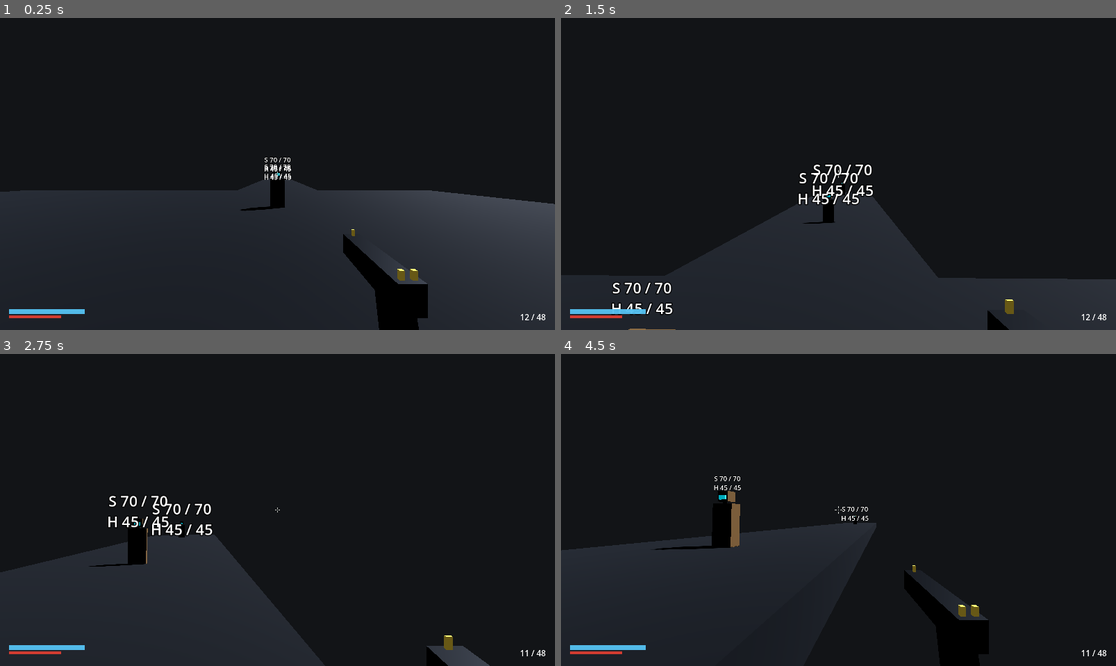
Above: before the commit, frames 1-4 (two rows, left to right).
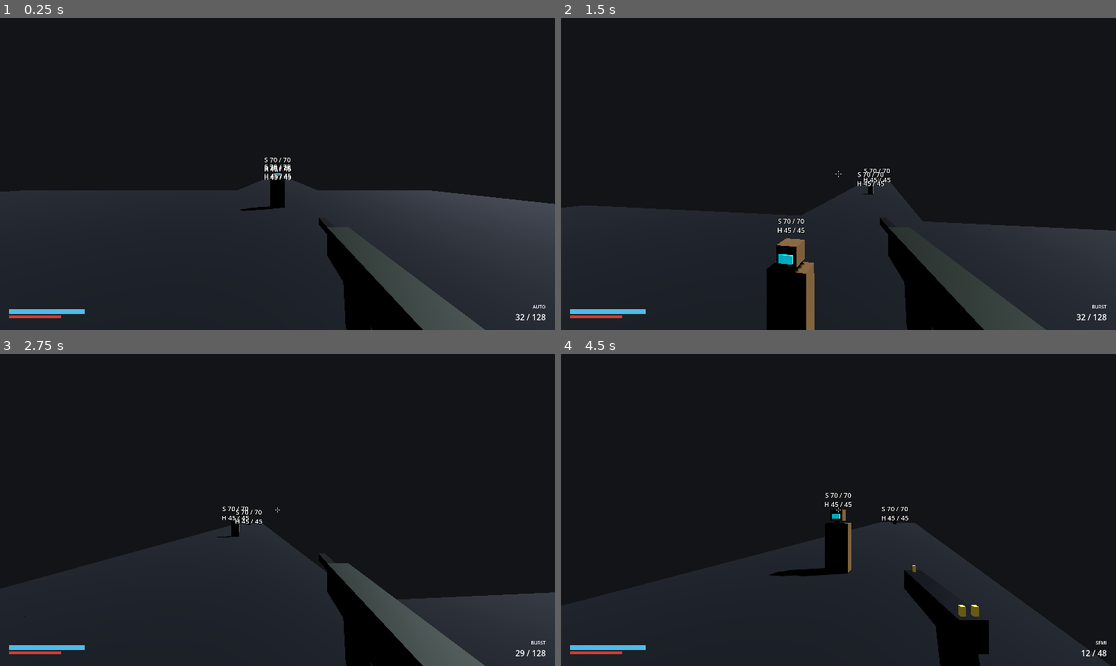
Above: after the commit, the same moments.

Repository: StudioSadTouch/Project-Long-Colt
Game: Godot game, scene res://scenes/main/main.tscn
Two runs of this game, one before a commit and one after it. Both use one fixed random seed, a clock stepped at 60 frames per second and the inputs below.
Inputs (mouse positions are in pixels of both pictures, inside the frame that each line leads up to):
- Up to frame 1 (0.25 s): no input
- Up to frame 2 (1.5 s): tap Enter at 0.5 s; move the mouse to (866, 174) at 0.52 s; hold Right mouse button (action_alt_fire) 0.53-1.28 s; hold W (action_move_forward) from 0.53 s (still down); tap Space (action_jump) at 0.77 s; move the mouse to (810, 174) at 1.27 s; tap Ctrl (action_crouch) at 1.35 s
- Up to frame 3 (2.75 s): keep holding W (action_move_forward); tap Space (action_jump) at 1.52 s; move the mouse to (288, 503) at 2.02 s; press the mouse at (288, 503) at 2.03 s
- Up to frame 4 (4.5 s): keep holding W (action_move_forward); move the mouse to (832, 516) at 2.77 s; release the mouse at (832, 516) at 2.78 s; tap V (action_melee) at 2.85 s; tap Space (action_jump) at 3.02, 3.77 s; move the mouse to (877, 513) at 3.52 s; hold 1 (action_weapon_1) 3.53-4.28 s; move the mouse to (794, 506) at 4.27 s; tap 2 (action_weapon_2) at 4.35 s

The runs differ from the first frame. In frame 1, 3.4% of the frame differs, in the area x 49-99%, y 48-100%; in frame 2, 15%, in the area x 0-100%, y 46-100%; in frame 3, 11%; in frame 4, 9.0%.

Commit message:
Standard Issue Rifle: auto primary, burst toggle secondary, greybox, HUD fire-mode label; spawn rifle+pistol

Diff:
--- /dev/null
+++ b/resources/weapons/standard_issue_rifle.tres
@@ -0,0 +1,48 @@
+[gd_resource type="Resource" script_class="WeaponData" load_steps=2 format=3]
+
+[ext_resource type="Script" path="res://scripts/weapons/weapon_data.gd" id="1_data"]
+
+[resource]
+script = ExtResource("1_data")
+display_name = "Standard Issue Rifle"
+damage = 9.0
+headshot_armored_multiplier = 2.0
+headshot_unarmored_multiplier = 2.0
+shield_damage_multiplier = 1.0
+bleedthrough = false
+max_range = 150.0
+falloff_start = 15.0
+falloff_end = 40.0
+min_damage_multiplier = 0.5
+fire_mode = 1
+fire_rate = 10.0
+trigger_buffer = 0.1
+burst_count = 3
+burst_interval = 0.06
+burst_cooldown = 0.35
+magazine_size = 32
+reserve_max = 192
+reserve_start = 128
+reload_time = 2.1
+equip_time = 0.5
+recoil_pitch = 0.45
+recoil_yaw = 0.2
+recoil_recovery = 15.0
+spread_base = 0.5
+bloom_per_shot = 0.22
+spread_max = 2.6
+bloom_recovery = 7.0
+spread_air_add = 0.6
+secondary = 3
+alt_fire_mode = 2
+alt_spread_multiplier = 0.4
+alt_bloom_multiplier = 0.5
+alt_falloff_start = 35.0
+alt_falloff_end = 70.0
+melee_damage = 70.0
+melee_range = 2.0
+melee_lunge_range = 3.5
+melee_lunge_speed = 10.0
+melee_cooldown = 0.8
+melee_shield_damage_multiplier = 1.0
+melee_bleedthrough = false
--- a/scenes/player/player.tscn
+++ b/scenes/player/player.tscn
@@ -1,10 +1,11 @@
-[gd_scene load_steps=7 format=3]
+[gd_scene load_steps=8 format=3]
 
 [ext_resource type="Script" path="res://scripts/player/player.gd" id="1_player"]
 [ext_resource type="Script" path="res://scripts/player/weapon_holder.gd" id="2_holder"]
 [ext_resource type="PackedScene" path="res://scenes/weapons/service_pistol.tscn" id="3_pistol"]
 [ext_resource type="PackedScene" path="res://scenes/ui/hud.tscn" id="4_hud"]
 [ext_resource type="Script" path="res://scripts/components/health_shield.gd" id="5_health"]
+[ext_resource type="PackedScene" path="res://scenes/weapons/standard_issue_rifle.tscn" id="6_rifle"]
 
 [sub_resource type="CapsuleShape3D" id="CapsuleShape3D_body"]
 resource_local_to_scene = true
@@ -32,7 +33,7 @@
 
 [node name="WeaponHolder" type="Node3D" parent="Head/Camera3D"]
 script = ExtResource("2_holder")
-starting_weapons = Array[PackedScene]([ExtResource("3_pistol")])
+starting_weapons = Array[PackedScene]([ExtResource("6_rifle"), ExtResource("3_pistol")])
 
 [node name="HealthShield" type="Node" parent="."]
 script = ExtResource("5_health")
--- a/scenes/ui/hud.tscn
+++ b/scenes/ui/hud.tscn
@@ -70,3 +70,19 @@
 max_value = 45.0
 value = 45.0
 show_percentage = false
+
+[node name="FireMode" type="Label" parent="."]
+anchors_preset = 3
+anchor_left = 1.0
+anchor_top = 1.0
+anchor_right = 1.0
+anchor_bottom = 1.0
+offset_left = -180.0
+offset_top = -92.0
+offset_right = -32.0
+offset_bottom = -66.0
+grow_horizontal = 0
+grow_vertical = 0
+theme_override_font_sizes/font_size = 16
+text = "AUTO"
+horizontal_alignment = 2
--- /dev/null
+++ b/scenes/weapons/standard_issue_rifle.tscn
@@ -0,0 +1,71 @@
+[gd_scene load_steps=11 format=3]
+
+[ext_resource type="Script" path="res://scripts/weapons/weapon.gd" id="1_weapon"]
+[ext_resource type="Resource" path="res://resources/weapons/standard_issue_rifle.tres" id="2_data"]
+
+[sub_resource type="StandardMaterial3D" id="StandardMaterial3D_body"]
+albedo_color = Color(0.24, 0.27, 0.22, 1)
+metallic = 0.3
+roughness = 0.7
+
+[sub_resource type="StandardMaterial3D" id="StandardMaterial3D_dark"]
+albedo_color = Color(0.1, 0.1, 0.1, 1)
+roughness = 0.85
+
+[sub_resource type="StandardMaterial3D" id="StandardMaterial3D_counter"]
+albedo_color = Color(0.3, 0.75, 1, 1)
+emission_enabled = true
+emission = Color(0.3, 0.75, 1, 1)
+emission_energy_multiplier = 0.8
+
+[sub_resource type="BoxMesh" id="BoxMesh_receiver"]
+material = SubResource("StandardMaterial3D_body")
+size = Vector3(0.06, 0.08, 0.38)
+
+[sub_resource type="BoxMesh" id="BoxMesh_barrel"]
+material = SubResource("StandardMaterial3D_dark")
+size = Vector3(0.025, 0.025, 0.22)
+
+[sub_resource type="BoxMesh" id="BoxMesh_mag"]
+material = SubResource("StandardMaterial3D_dark")
+size = Vector3(0.035, 0.12, 0.05)
+
+[sub_resource type="BoxMesh" id="BoxMesh_grip"]
+material = SubResource("StandardMaterial3D_dark")
+size = Vector3(0.03, 0.09, 0.04)
+
+[sub_resource type="BoxMesh" id="BoxMesh_counter"]
+material = SubResource("StandardMaterial3D_counter")
+size = Vector3(0.04, 0.025, 0.004)
+
+[node name="StandardIssueRifle" type="Node3D"]
+transform = Transform3D(1, 0, 0, 0, 1, 0, 0, 0, 1, 0.17, -0.19, -0.38)
+script = ExtResource("1_weapon")
+data = ExtResource("2_data")
+
+[node name="Receiver" type="MeshInstance3D" parent="."]
+cast_shadow = 0
+mesh = SubResource("BoxMesh_receiver")
+
+[node name="Barrel" type="MeshInstance3D" parent="."]
+transform = Transform3D(1, 0, 0, 0, 1, 0, 0, 0, 1, 0, 0.01, -0.29)
+cast_shadow = 0
+mesh = SubResource("BoxMesh_barrel")
+
+[node name="Magazine" type="MeshInstance3D" parent="."]
+transform = Transform3D(1, 0, 0, 0, 0.985, 0.174, 0, -0.174, 0.985, 0, -0.09, -0.06)
+cast_shadow = 0
+mesh = SubResource("BoxMesh_mag")
+
+[node name="Grip" type="MeshInstance3D" parent="."]
+transform = Transform3D(1, 0, 0, 0, 0.966, 0.259, 0, -0.259, 0.966, 0, -0.07, 0.1)
+cast_shadow = 0
+mesh = SubResource("BoxMesh_grip")
+
+[node name="AmmoCounter" type="MeshInstance3D" parent="."]
+transform = Transform3D(1, 0, 0, 0, 1, 0, 0, 0, 1, 0, 0.03, 0.193)
+cast_shadow = 0
+mesh = SubResource("BoxMesh_counter")
+
+[node name="Muzzle" type="Marker3D" parent="."]
+transform = Transform3D(1, 0, 0, 0, 1, 0, 0, 0, 1, 0, 0.01, -0.41)
--- a/scripts/ui/hud.gd
+++ b/scripts/ui/hud.gd
@@ -15,6 +15,7 @@
 var _hit_color: Color = Weapon.zone_color(Weapon.HitZone.BODY)
 
 @onready var ammo_label: Label = $Ammo
+@onready var mode_label: Label = $FireMode
 @onready var crosshair: Control = $Crosshair
 @onready var shield_bar: ProgressBar = $ShieldBar
 @onready var health_bar: ProgressBar = $HealthBar
@@ -50,18 +51,30 @@
 			_weapon.ammo_changed.disconnect(_on_ammo_changed)
 		if _weapon.hit_confirmed.is_connected(_on_hit):
 			_weapon.hit_confirmed.disconnect(_on_hit)
+		if _weapon.fire_mode_changed.is_connected(_on_fire_mode_changed):
+			_weapon.fire_mode_changed.disconnect(_on_fire_mode_changed)
 	_weapon = weapon
 	if _weapon == null:
 		ammo_label.text = ""
+		mode_label.text = ""
 		return
 	_weapon.ammo_changed.connect(_on_ammo_changed)
 	_weapon.hit_confirmed.connect(_on_hit)
+	_weapon.fire_mode_changed.connect(_on_fire_mode_changed)
+	_on_fire_mode_changed(_weapon.fire_mode)
 	_on_ammo_changed(_weapon.magazine, _weapon.reserve)
 
 
 func _on_health_changed(shield: float, health: float) -> void:
 	shield_bar.value = shield
 	health_bar.value = health
+
+
+func _on_fire_mode_changed(_mode: int) -> void:
+	if not is_instance_valid(_weapon) or _weapon.data == null:
+		mode_label.text = ""
+		return
+	mode_label.text = _weapon.get_fire_mode_name()
 
 
 func _on_ammo_changed(magazine: int, reserve: int) -> void:
Not shown, added: resources/weapons/standard_issue_rifle_tuning.md
